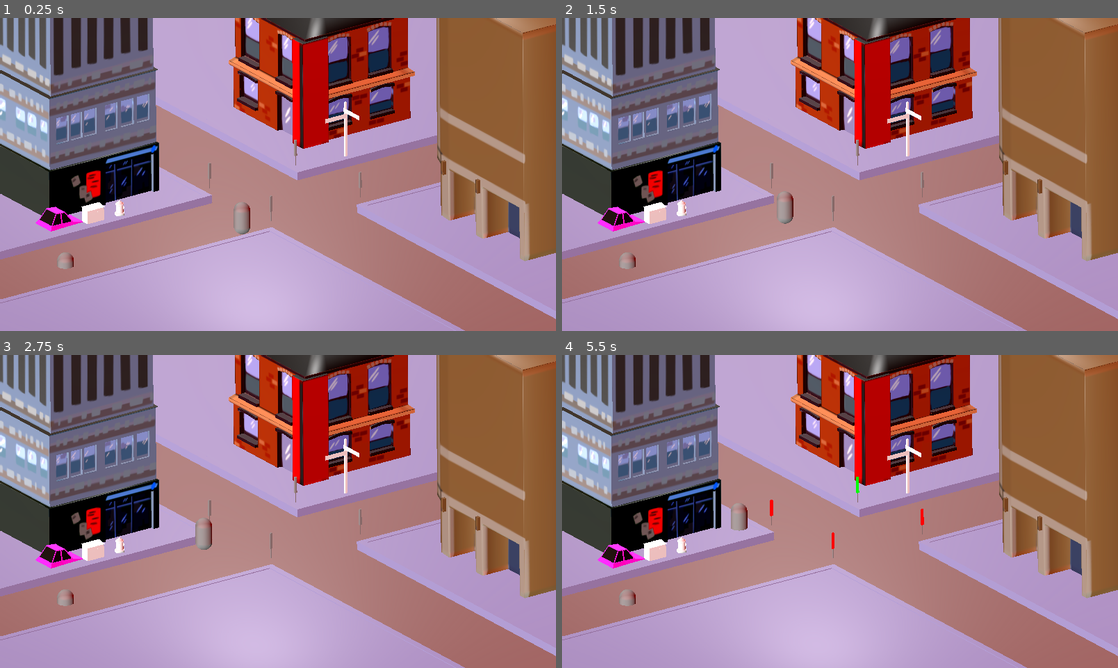
Above: before the commit, frames 1-4 (two rows, left to right).
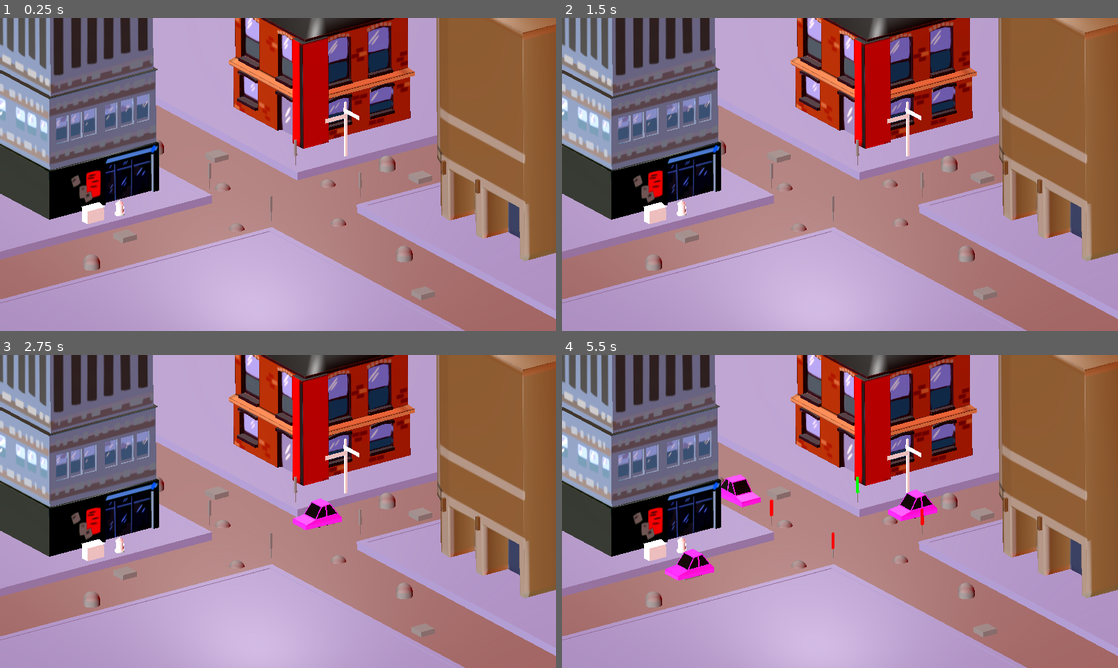
Above: after the commit, the same moments.

Repository: caizoryan/gamejam001
Game: Godot game, scene res://test_scene.tscn
Same seed, same stepped clock (60 frames per second), same inputs: the game is played once before the commit and once after it.
Inputs (mouse positions are in pixels of both pictures, inside the frame that each line leads up to):
- Up to frame 1 (0.25 s): no input
- Up to frame 2 (1.5 s): tap Enter at 0.5 s; move the mouse to (962, 158) at 0.52 s; hold Right (key_right) 0.53-1.28 s; tap E at 0.6 s; move the mouse to (728, 190) at 1.27 s; hold Down (key_down) from 1.28 s (still down); click (728, 190) at 1.35 s
- Up to frame 3 (2.75 s): tap E at 1.55, 2.1 s; move the mouse to (333, 442) at 2.02 s; release Down (key_down) at 2.03 s; hold Right (key_right) from 2.03 s (still down)
- Up to frame 4 (5.5 s): move the mouse to (812, 574) at 2.77 s; release Right (key_right) at 2.78 s; hold Up (key_up) 2.78-3.53 s; tap 1 at 2.85 s; tap E every 0.75 s from 3.05 to 5.3 s; move the mouse to (1006, 558) at 3.52 s; hold Left (key_left) 3.53-5.03 s; tap 2 at 3.6 s; move the mouse to (673, 464) at 4.27 s; tap 3 at 4.35 s; move the mouse to (867, 511) at 5.02 s; hold Down (key_down) from 5.03 s (still down); tap 4 at 5.1 s

The runs differ from the first frame. In frame 1, 1.3% of the frame differs, in the area x 6-79%, y 38-91%; in frame 2, 1.3%; in frame 3, 1.9%; in frame 4, 2.8%.

Commit message:
auto spawn on all dirs B)

Diff:
--- /dev/null
+++ b/car.gd
@@ -0,0 +1,33 @@
+extends CharacterBody3D
+class_name Car
+enum CAR_STATE {TO_MID, TO_END}
+
+@export var max_speed: float = 5.0
+@export var patience: float = 1.0
+@export var follow_distance:float = 3.5
+var curr_speed = max_speed
+var curr_state = CAR_STATE.TO_MID
+var mid_point = null
+var end_point = null
+var front_car = null
+var passed_mid = false
+
+func _physics_process(delta: float):
+	var goal = mid_point
+	if curr_state == CAR_STATE.TO_END:
+		goal =  end_point
+		curr_speed = max_speed
+
+	elif front_car and !front_car.passed_mid:
+		goal = front_car.global_position
+
+	if goal != end_point and global_position.distance_to(goal) < follow_distance:
+		curr_speed = 0
+
+	if global_position.distance_to(mid_point) < 0.1:
+		passed_mid = true
+
+
+	var direction = -transform.basis.z.normalized() # Local forward vector
+	velocity = direction * curr_speed
+	move_and_slide()
--- /dev/null
+++ b/car.tscn
@@ -0,0 +1,28 @@
+[gd_scene load_steps=4 format=3 uid="uid://rax2wk0j3lg0"]
+
+[ext_resource type="Script" uid="uid://jy2tmm5wuvwm" path="res://car.gd" id="1_ebywg"]
+[ext_resource type="PackedScene" uid="uid://cypjqtxwof0fw" path="res://assets/car_pink.glb" id="2_0p4vj"]
+
+[sub_resource type="BoxShape3D" id="BoxShape3D_7822p"]
+size = Vector3(1.36035, 1, 2.51997)
+
+[node name="Car" type="CharacterBody3D"]
+script = ExtResource("1_ebywg")
+
+[node name="skin" parent="." instance=ExtResource("2_0p4vj")]
+transform = Transform3D(-1, 0, -8.74228e-08, 0, 1, 0, 8.74228e-08, 0, -1, 0, 0, 0)
+
+[node name="collider" type="Area3D" parent="."]
+
+[node name="CollisionShape3D" type="CollisionShape3D" parent="collider"]
+transform = Transform3D(1, 0, 0, 0, 1, 0, 0, 0, 1, 0.0379429, 0.6035, -0.237667)
+shape = SubResource("BoxShape3D_7822p")
+
+[node name="CollisionShape3D" type="CollisionShape3D" parent="."]
+transform = Transform3D(1, 0, 0, 0, 1, 0, 0, 0, 1, 0.0758858, 1.207, -0.475334)
+visible = false
+shape = SubResource("BoxShape3D_7822p")
+
+[connection signal="body_entered" from="collider" to="." method="_on_area_3d_body_entered"]
+
+[editable path="skin"]
--- a/car_properties.gd
+++ /dev/null
@@ -1,4 +0,0 @@
-extends CharacterBody3D
-class_name Car
-@export var speed: float = 5.0
-@export var patience: float = 1.0
--- a/green_car.tscn
+++ b/green_car.tscn
@@ -1,17 +1,21 @@
-[gd_scene load_steps=4 format=3 uid="uid://c5d332iqd8yfh"]
+[gd_scene load_steps=5 format=3 uid="uid://baiqbj4qj3lyw"]
 
-[ext_resource type="Script" uid="uid://jy2tmm5wuvwm" path="res://car_properties.gd" id="1_t6xdb"]
+[ext_resource type="Script" uid="uid://jy2tmm5wuvwm" path="res://car.gd" id="1_t6xdb"]
+[ext_resource type="Script" uid="uid://dyesrui4yeb60" path="res://pedestrian.gd" id="2_ntt47"]
 [ext_resource type="PackedScene" uid="uid://chsn6em0t8f4w" path="res://assets/car_green.glb" id="2_t6xdb"]
 
 [sub_resource type="BoxShape3D" id="BoxShape3D_7822p"]
 size = Vector3(1.36035, 1, 2.51997)
 
 [node name="Car" type="CharacterBody3D"]
-transform = Transform3D(1, 0, 0, 0, 1, 0, 0, 0, 1, 0, 180, 0)
 script = ExtResource("1_t6xdb")
 
-[node name="CollisionShape3D" type="CollisionShape3D" parent="."]
+[node name="Area3D" type="Area3D" parent="."]
+script = ExtResource("2_ntt47")
+
+[node name="CollisionShape3D" type="CollisionShape3D" parent="Area3D"]
 transform = Transform3D(1, 0, 0, 0, 1, 0, 0, 0, 1, 0.0379429, 0.6035, -0.237667)
 shape = SubResource("BoxShape3D_7822p")
 
 [node name="car_green" parent="." instance=ExtResource("2_t6xdb")]
+transform = Transform3D(-1, 0, -8.74228e-08, 0, 1, 0, 8.74228e-08, 0, -1, 0, 0, 0)
--- a/pedestrian.gd
+++ b/pedestrian.gd
@@ -1,6 +1,4 @@
 extends Area3D
 
-@export var winmessage : Control
 func _on_body_entered(body: Node3D) -> void:
 	print("collided, won")
-	winmessage.show()
--- a/pedestrian_follow.gd
+++ /dev/null
@@ -1,5 +0,0 @@
-extends PathFollow3D
-
-@export var speed: float = 0.1
-func _process(delta: float) -> void:
-	progress_ratio += delta * speed
--- a/pink_car.tscn
+++ /dev/null
@@ -1,19 +0,0 @@
-[gd_scene load_steps=4 format=3 uid="uid://dy0ywsrfkq6bc"]
-
-[ext_resource type="Script" uid="uid://jy2tmm5wuvwm" path="res://car_properties.gd" id="1_ebywg"]
-[ext_resource type="PackedScene" uid="uid://cypjqtxwof0fw" path="res://assets/car_pink.glb" id="2_0p4vj"]
-
-[sub_resource type="BoxShape3D" id="BoxShape3D_7822p"]
-size = Vector3(1.36035, 1, 2.51997)
-
-[node name="Car" type="CharacterBody3D"]
-script = ExtResource("1_ebywg")
-
-[node name="CollisionShape3D" type="CollisionShape3D" parent="."]
-transform = Transform3D(1, 0, 0, 0, 1, 0, 0, 0, 1, 0.0379429, 0.6035, -0.237667)
-shape = SubResource("BoxShape3D_7822p")
-
-[node name="car_pink" parent="." instance=ExtResource("2_0p4vj")]
-transform = Transform3D(-1, 0, -8.74228e-08, 0, 1, 0, 8.74228e-08, 0, -1, 0, 0, 0)
-
-[editable path="car_pink"]
--- a/road.gd
+++ b/road.gd
@@ -2,4 +2,3 @@
 class_name Road
 
 @export var Facing:StateEnums.Direction
-var run_cars: bool = false
--- a/road.tscn
+++ b/road.tscn
@@ -1,8 +1,10 @@
-[gd_scene load_steps=4 format=3 uid="uid://11l6gq0gsqrm"]
+[gd_scene load_steps=5 format=3 uid="uid://11l6gq0gsqrm"]
 
 [ext_resource type="Script" uid="uid://d2ec0wpktsopt" path="res://road.gd" id="1_x0d2t"]
 
 [sub_resource type="CapsuleMesh" id="CapsuleMesh_x0d2t"]
+
+[sub_resource type="SphereMesh" id="SphereMesh_x0d2t"]
 
 [sub_resource type="BoxMesh" id="BoxMesh_x0d2t"]
 
@@ -13,8 +15,10 @@
 transform = Transform3D(1, 0, 0, 0, 1, 0, 0, 0, 1, 0.0377092, 0, 15.7783)
 mesh = SubResource("CapsuleMesh_x0d2t")
 
+[node name="MidPoint" type="MeshInstance3D" parent="."]
+transform = Transform3D(1, 0, 0, 0, 1, 0, 0, 0, 1, 0, 0, 0.0650501)
+mesh = SubResource("SphereMesh_x0d2t")
+
 [node name="EndPoint" type="MeshInstance3D" parent="."]
-transform = Transform3D(1, 0, 0, 0, 1, 0, 0, 0, 1, 0, 0, -59.7834)
+transform = Transform3D(1, 0, 0, 0, 1, 0, 0, 0, 1, 0, 0, -15.6728)
 mesh = SubResource("BoxMesh_x0d2t")
-
-[node name="Timer" type="Timer" parent="."]
--- a/spawner.gd
+++ b/spawner.gd
@@ -6,10 +6,12 @@
 @export var RightRoad: Node3D
 @export var UpRoad: Node3D
 @export var DownRoad: Node3D
+@export var Win: Control
 
 var RoadDict
 var SpawnDict
 var EndDict
+var MidDict
 var CarGroups
 var NextSpawn = []
 
@@ -18,15 +20,13 @@
 # spawner variables
 # how many cars spawn at the same time
 @export var SPAWN_NUM: int = 1
-# which/how many directions can spawn at the same time
-@export var SPAWN_DIRECTION: Array[StateEnums.Direction]
 # max and min time spawns can occur
 @export var MIN_SPAWN_TIME: float = 1
 @export var MAX_SPAWN_TIME: float = 2
 # time before difficulty increases
 @export var SECS_BEFORE_DIFFICULTY: float = 10
 # array of the probs of a specific car type spawning
-var CURR_TRAFFIC_DIR = StateEnums.Direction.NONE
+var CURR_TRAFFIC_DIR = StateEnums.Direction.LEFT
 
 func _ready():
 	if TrafficLight:
@@ -46,11 +46,18 @@
 		StateEnums.Direction.DOWN: DownRoad.get_child(0)
 	}
 
-	EndDict = {
+	MidDict = {
 		StateEnums.Direction.LEFT: LeftRoad.get_child(1),
 		StateEnums.Direction.RIGHT: RightRoad.get_child(1),
 		StateEnums.Direction.UP: UpRoad.get_child(1),
 		StateEnums.Direction.DOWN: DownRoad.get_child(1)
+	}
+
+	EndDict = {
+		StateEnums.Direction.LEFT: LeftRoad.get_child(2),
+		StateEnums.Direction.RIGHT: RightRoad.get_child(2),
+		StateEnums.Direction.UP: UpRoad.get_child(2),
+		StateEnums.Direction.DOWN: DownRoad.get_child(2)
 	}
 
 	CarGroups = {
@@ -78,12 +85,10 @@
 	# decide what spawns
 	for i in range(SPAWN_NUM):
 		var rand_num = randf()
-		print("RANDOM NUMBER WAS ", rand_num)
 		var offset = 0
 		for j in range(CARS.size()):
-			if CAR_PROBS[j] > rand_num + offset:
+			if CAR_PROBS[j] + offset > rand_num:
 				NextSpawn.append([CARS[j], StateEnums.random_direction()])
-				print("SPAWNING ", j, " IN DIRECTION", NextSpawn[-1][1])
 				break
 			else:
 				offset += CAR_PROBS[j]
@@ -95,51 +100,54 @@
 		var car = CarDir[0]
 		var dir = CarDir[1]
 		var spawn_point = SpawnDict[dir]
+		var mid_point = MidDict[dir]
 		var end_point = EndDict[dir]
 		var new_car = car.instantiate()
+
+		spawn_point.get_parent().add_child(new_car)
 		new_car.global_position = spawn_point.global_position
-		spawn_point.get_parent().add_child(new_car)
 		new_car.look_at(end_point.global_position, Vector3.UP)
+		print("end_point: ", end_point.global_position)
+		new_car.mid_point = mid_point.global_position
+		new_car.end_point = end_point.global_position
+
+		if(dir == CURR_TRAFFIC_DIR):
+			new_car.curr_state = Car.CAR_STATE.TO_END
+
+		if CarGroups[dir].size():
+			new_car.front_car = CarGroups[dir][-1]
+
 		CarGroups[dir].append(new_car)
 	decide_random_spawn()
 
+func handle_light_change(new_dir):
+	for prev_car in CarGroups[CURR_TRAFFIC_DIR]:
+		if !prev_car.passed_mid:
+			prev_car.curr_state = Car.CAR_STATE.TO_MID
 
-func _process(delta):
-	if CURR_TRAFFIC_DIR == StateEnums.Direction.NONE:
-		return
-	var end = EndDict[CURR_TRAFFIC_DIR]
-	for car in CarGroups[CURR_TRAFFIC_DIR]:
-		if car.global_position.distance_to(end.global_position) < 1.0:
-			car.queue_free()
-			CarGroups[CURR_TRAFFIC_DIR].erase(car)
-		#else:
-		var velocity = car.global_position.direction_to(end.global_position) * car.speed
-		car.global_position += velocity * delta
+	CURR_TRAFFIC_DIR = new_dir
+	var front_car = null
+	for i in range(CarGroups[CURR_TRAFFIC_DIR].size()):
+		var car = CarGroups[CURR_TRAFFIC_DIR][i]
+		if i == 0:
+			front_car = car
+		if i > 0:
+			car.front_car = front_car
+			front_car = car
+		print("before state", car.curr_state)
+		car.curr_state = Car.CAR_STATE.TO_END
+		print("after state", car.curr_state)
 
-
-func handle_light_change(new_dir):
-	if CURR_TRAFFIC_DIR == StateEnums.Direction.NONE:
-		CURR_TRAFFIC_DIR = new_dir
-		RoadDict[CURR_TRAFFIC_DIR].run_cars = true
-	else:
-		RoadDict[CURR_TRAFFIC_DIR].run_cars = false
-		CURR_TRAFFIC_DIR = new_dir
-		RoadDict[CURR_TRAFFIC_DIR].run_cars = true
-
-
-#func _process(delta):
-
-
-
-
-#func _input(event: InputEvent) -> void:
-	#if event is InputEventKey and event.is_released() and ROAD_DIRECTION == CURR_TRAFFIC_DIR:
-		#match event.keycode:
-			#KEY_E:
-				#RUN_CARS = !RUN_CARS
-			#KEY_W:
-				#SPAWN_CARS = !SPAWN_CARS
-				#if SPAWN_CARS:
-					#TIMER.start(1.0)
-				#else:
-					#TIMER.stop()
+func _process(_delta):
+	var to_free = []
+	for dir in StateEnums.Direction.values():
+		if dir == StateEnums.Direction.NONE:
+			return
+		for i in range(CarGroups[dir].size()):
+			var car = CarGroups[dir][i]
+			var end = EndDict[dir].global_position
+			if car.global_position.distance_to(end) < 0.1:
+				car.queue_free()
+				to_free.append(i)
+		for index in to_free:
+			CarGroups[dir].remove_at(index)
--- a/test_scene.tscn
+++ b/test_scene.tscn
@@ -1,40 +1,16 @@
-[gd_scene load_steps=19 format=3 uid="uid://dwjx753r00y5e"]
+[gd_scene load_steps=16 format=3 uid="uid://dwjx753r00y5e"]
 
-[ext_resource type="PackedScene" uid="uid://dy0ywsrfkq6bc" path="res://car.tscn" id="1_ia1lp"]
+[ext_resource type="PackedScene" uid="uid://rax2wk0j3lg0" path="res://car.tscn" id="1_ia1lp"]
 [ext_resource type="PackedScene" uid="uid://bc067s5j6kck0" path="res://marker.tscn" id="1_sasra"]
 [ext_resource type="PackedScene" uid="uid://b4qsje7cd1cav" path="res://trafficlight.tscn" id="2_sasra"]
 [ext_resource type="PackedScene" uid="uid://11l6gq0gsqrm" path="res://road.tscn" id="4_coq8p"]
 [ext_resource type="Script" uid="uid://ojr6fjgro7d2" path="res://traffic_main.gd" id="4_vr1i5"]
-[ext_resource type="Script" uid="uid://c4os3vhaeqgol" path="res://pedestrian_follow.gd" id="7_buypi"]
-[ext_resource type="PackedScene" uid="uid://cktr3xk3eikwy" path="res://pedestrian.tscn" id="8_buypi"]
-[ext_resource type="PackedScene" uid="uid://bxbljqj6sjjnw" path="res://assets/testscene02.glb" id="8_njel3"]
+[ext_resource type="Script" uid="uid://blf5rlxnsfsjf" path="res://spawner.gd" id="7_buypi"]
+[ext_resource type="PackedScene" uid="uid://dwrl5vgowu4sk" path="res://assets/testscene02.glb" id="8_njel3"]
+[ext_resource type="PackedScene" uid="uid://baiqbj4qj3lyw" path="res://green_car.tscn" id="8_vr1i5"]
 [ext_resource type="Texture2D" uid="uid://dgs6i11kpxa5d" path="res://assets/testscene01_RGB.png" id="9_njel3"]
 
 [sub_resource type="PlaneMesh" id="PlaneMesh_coq8p"]
-
-[sub_resource type="Curve3D" id="Curve3D_coq8p"]
-bake_interval = 0.25
-_data = {
-"points": PackedVector3Array(0, 0, 0, 0, 0, 0, 0, 0, 24.3837, 0, 0, 0, 0, 0, 0, 0, 0, -36.7208),
-"tilts": PackedFloat32Array(0, 0)
-}
-point_count = 2
-
-[sub_resource type="Curve3D" id="Curve3D_2nij2"]
-bake_interval = 0.1
-_data = {
-"points": PackedVector3Array(0, 0, 0, 0, 0, 0, 16.2556, 0, -1.18016, 0, 0, 0, 0, 0, 0, 13.243, 0, 0.057, 0, 0, 0, 0, 0, 0, 10.281, 0, -1.111, 0, 0, 0, 0, 0, 0, 8.425, 0, -1.967, 0, 0, 0, 0, 0, 0, 5.394, 0, -2.991, 0, 0, 0, 0, 0, 0, 3.582, 0, -3.603, 0, 0, 0, 0, 0, 0, 3.192, 0, -5.307, 0, 0, 0, 0, 0, 0, 3.611, 0, -8.179, 0, 0, 0, 0, 0, 0, 4.551, 0, -11.288, 0, 0, 0, 0, 0, 0, 6.002, 0, -14.195),
-"tilts": PackedFloat32Array(0, 0, 0, 0, 0, 0, 0, 0, 0, 0)
-}
-point_count = 10
-
-[sub_resource type="Curve3D" id="Curve3D_njel3"]
-closed = true
-_data = {
-"points": PackedVector3Array(0, 0, 0, 0, 0, 0, 0.839, 0, -7.67018, 0, 0, 0, 0, 0, 0, 0.839, 0, 0.523251),
-"tilts": PackedFloat32Array(0, 0)
-}
-point_count = 2
 
 [sub_resource type="LabelSettings" id="LabelSettings_buypi"]
 font_size = 38
@@ -107,40 +83,6 @@
 light_energy = 0.298
 directional_shadow_split_1 = 0.223
 
-[node name="HorizontalRoad" parent="." node_paths=PackedStringArray("TRAFFIC_SYSTEM") instance=ExtResource("4_coq8p")]
-TRAFFIC_SYSTEM = NodePath("../TrafficSystem")
-
-[node name="Path3D" parent="HorizontalRoad" index="0"]
-transform = Transform3D(1, 0, 0, 0, 1, 0, 0, 0, 1, 0, 0, 0)
-curve = SubResource("Curve3D_coq8p")
-
-[node name="VerticalRoad" parent="." node_paths=PackedStringArray("TRAFFIC_SYSTEM") instance=ExtResource("4_coq8p")]
-TRAFFIC_SYSTEM = NodePath("../TrafficSystem")
-ROAD_DIRECTION = 1
-
-[node name="Path3D" parent="VerticalRoad" index="0"]
-transform = Transform3D(0.9057, 0, 0, 0, 0.9057, 0, 0, 0, 0.9057, -0.163134, 0.762042, 0.994995)
-curve = SubResource("Curve3D_2nij2")
-
-[node name="Car" parent="." instance=ExtResource("1_ia1lp")]
-transform = Transform3D(1, 0, 0, 0, 1, 0, 0, 0, 1, -4.77724, 0, 13.0851)
-
-[node name="CollisionShape3D" parent="Car" index="0"]
-transform = Transform3D(1, 0, 0, 0, 1, 0, 0, 0, 1, 0.0491695, 0.619167, -0.246745)
-
-[node name="Path3D" type="Path3D" parent="."]
-transform = Transform3D(-0.0169463, 0, -0.999856, 0, 1, 0, 0.999856, 0, -0.0169463, -4.04327, 0, 3.38513)
-curve = SubResource("Curve3D_njel3")
-
-[node name="PathFollow3D" type="PathFollow3D" parent="Path3D"]
-transform = Transform3D(0.999997, 0, 0, 0, 0.999999, 0, 0, 0, 0.999999, 0.839, 0, -7.67018)
-rotation_mode = 0
-script = ExtResource("7_buypi")
-
-[node name="Pedestrian" parent="Path3D/PathFollow3D" node_paths=PackedStringArray("winmessage") instance=ExtResource("8_buypi")]
-transform = Transform3D(1, 0, 0, 0, 1, 0, 0, 0, 1, 0.0349112, -1.57884, 1.17187)
-winmessage = NodePath("../../../Win")
-
 [node name="Win" type="Control" parent="."]
 visible = false
 layout_mode = 3
@@ -164,6 +106,71 @@
 environment = SubResource("Environment_vr1i5")
 camera_attributes = SubResource("CameraAttributesPractical_njel3")
 
-[editable path="HorizontalRoad"]
-[editable path="VerticalRoad"]
-[editable path="Car"]
+[node name="RoadParent" type="Node3D" parent="." node_paths=PackedStringArray("SpawnTimer", "TrafficLight", "LeftRoad", "RightRoad", "UpRoad", "DownRoad", "Win")]
+script = ExtResource("7_buypi")
+SpawnTimer = NodePath("Timer")
+TrafficLight = NodePath("../TrafficSystem")
+LeftRoad = NodePath("LeftRoad")
+RightRoad = NodePath("RightRoad")
+UpRoad = NodePath("UpRoad")
+DownRoad = NodePath("DownRoad")
+Win = NodePath("../Win")
+CARS = Array[PackedScene]([ExtResource("1_ia1lp"), ExtResource("8_vr1i5")])
+CAR_PROBS = Array[float]([0.8, 0.2])
+
+[node name="DownRoad" parent="RoadParent" instance=ExtResource("4_coq8p")]
+Facing = 3
+
+[node name="SpawnPoint" parent="RoadParent/DownRoad" index="0"]
+transform = Transform3D(1, 0, 0, 0, 1, 0, 0, 0, 1, -11.5807, 0, 1.19647)
+
+[node name="MidPoint" parent="RoadParent/DownRoad" index="1"]
+transform = Transform3D(1, 0, 0, 0, 1, 0, 0, 0, 1, -4.556, 0, 1.196)
+
+[node name="EndPoint" parent="RoadParent/DownRoad" index="2"]
+transform = Transform3D(1, 0, 0, 0, 1, 0, 0, 0, 1, 16.3882, 0, 1.196)
+
+[node name="UpRoad" parent="RoadParent" instance=ExtResource("4_coq8p")]
+Facing = 2
+
+[node name="SpawnPoint" parent="RoadParent/UpRoad" index="0"]
+transform = Transform3D(1, 0, 0, 0, 1, 0, 0, 0, 1, 10.9429, 0, -1.209)
+
+[node name="MidPoint" parent="RoadParent/UpRoad" index="1"]
+transform = Transform3D(1, 0, 0, 0, 1, 0, 0, 0, 1, 4.07, 0, -1.209)
+
+[node name="EndPoint" parent="RoadParent/UpRoad" index="2"]
+transform = Transform3D(1, 0, 0, 0, 1, 0, 0, 0, 1, -8.65148, 0, -1.2088)
+
+[node name="RightRoad" parent="RoadParent" instance=ExtResource("4_coq8p")]
+Facing = 1
+
+[node name="SpawnPoint" parent="RoadParent/RightRoad" index="0"]
+transform = Transform3D(1, 0, 0, 0, 1, 0, 0, 0, 1, 1.2, 0, 14.6934)
+
+[node name="MidPoint" parent="RoadParent/RightRoad" index="1"]
+transform = Transform3D(1, 0, 0, 0, 1, 0, 0, 0, 1, 1.2, 0, 4.17)
+
+[node name="EndPoint" parent="RoadParent/RightRoad" index="2"]
+transform = Transform3D(1, 0, 0, 0, 1, 0, 0, 0, 1, 1.2, 0, -9.15519)
+
+[node name="LeftRoad" parent="RoadParent" instance=ExtResource("4_coq8p")]
+
+[node name="SpawnPoint" parent="RoadParent/LeftRoad" index="0"]
+transform = Transform3D(1, 0, 0, 0, 1, 0, 0, 0, 1, -1.38089, 0, -8.51107)
+
+[node name="MidPoint" parent="RoadParent/LeftRoad" index="1"]
+transform = Transform3D(1, 0, 0, 0, 1, 0, 0, 0, 1, -1.381, 0, -4.222)
+
+[node name="EndPoint" parent="RoadParent/LeftRoad" index="2"]
+transform = Transform3D(1, 0, 0, 0, 1, 0, 0, 0, 1, -1.381, 0, 10.4716)
+
+[node name="Timer" type="Timer" parent="RoadParent"]
+one_shot = true
+
+[connection signal="timeout" from="RoadParent/Timer" to="RoadParent" method="spawn_on_timeout"]
+
+[editable path="RoadParent/DownRoad"]
+[editable path="RoadParent/UpRoad"]
+[editable path="RoadParent/RightRoad"]
+[editable path="RoadParent/LeftRoad"]
Renamed: car_properties.gd.uid -> car.gd.uid
Not shown, removed: pedestrian_follow.gd.uid
